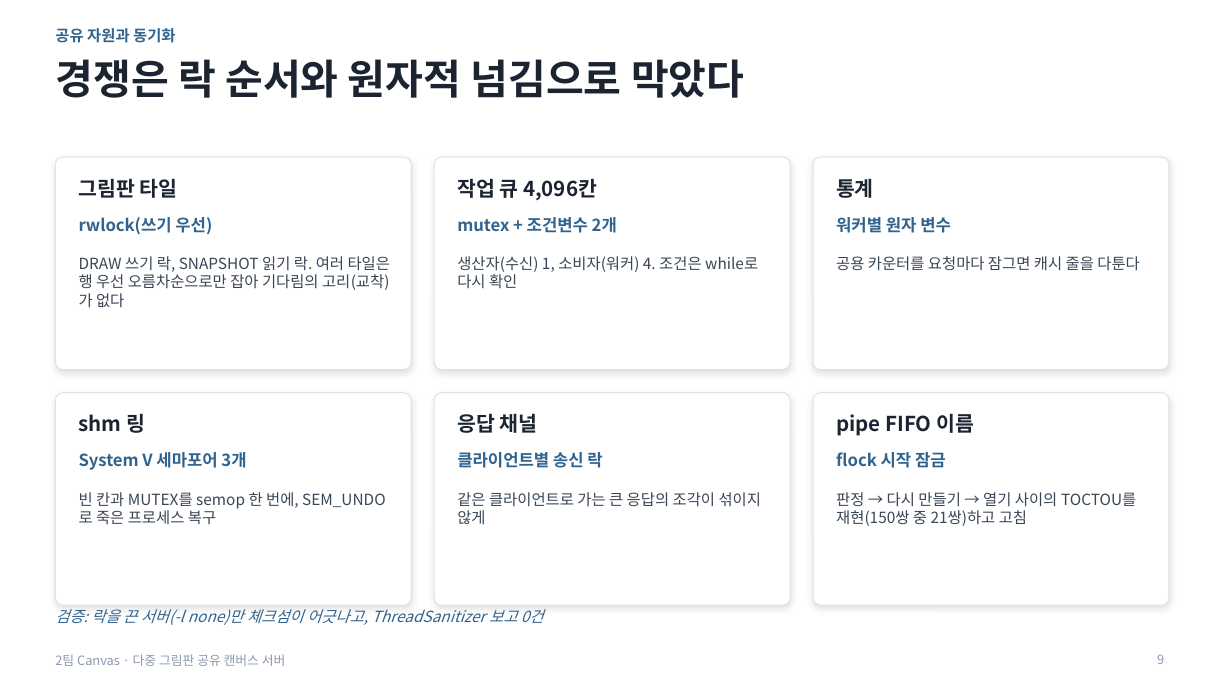
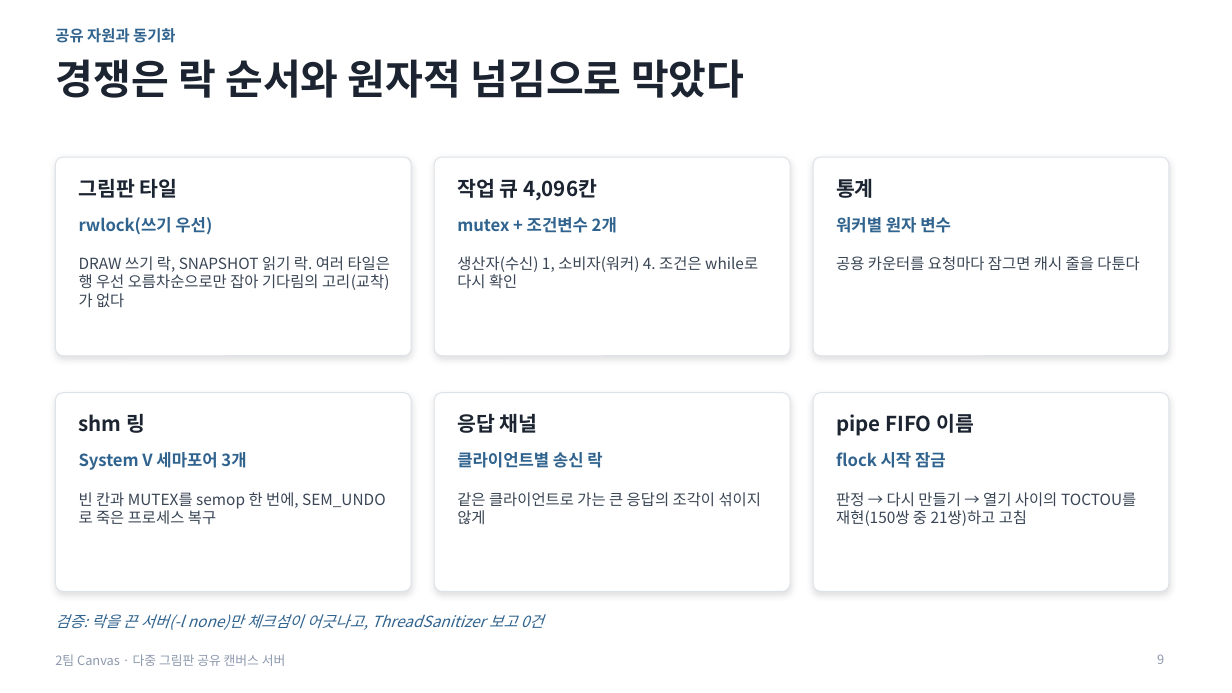
Before and after one commit to unix-ipc-canvas/canvas, a slide deck: slide 9 of docs/submission/발표자료.pptx. Drawn at 1232x693 pixels with LibreOffice and Linux fonts; fonts in the diff are those of the drawing. Boxes give left, top, right and bottom in pixels: in the first picture for what was removed or moved away, otherwise in the second. Text is boxed around its words. In the diff, an @@ line names an element or a change of style, - is before the commit and + after.

Commit message:
docs: 최종보고서 일정표와 대화 기록 날짜를 실제 작업일로, 발표자료 그래프 값 겹침 수정
- 최종보고서: 7장 일정표에서 예측 대비 분석·보고서·발표자료·데모 녹화를 실제로 한 11/28 로 옮기고,
  11/29~11/30 은 검토·발표 연습과 발표 동영상 녹화·제출로 고침. 부록 9.4 의 2단계 재수행 대화 기록
  기간도 11/28 까지로 (ai-log·ai-chats·worklog 의 날짜와 맞춤)
- 발표자료: 개선 전후 막대에서 pipe 두 막대의 값 표시가 겹치던 것을 고치고, 차트 값의 반올림을
  보고서와 같게 해(딱 .5 이면 짝수 쪽) shm 처음 설계 값이 40,656 으로 보고서와 같아짐.
  동기화 슬라이드의 검증 문구를 카드에서 띄움
- 앞 커밋(docs: AI 활용 기록 …)의 설명 보충: ai-log.md 에는 AI가 틀린 사례 3개(예측 P3·P6, 응답 큐만
  나누면 mq가 산다는 판단)와 AI 코드의 결함 2개(T-26 시험 오류, 분석 스크립트의 서버·클라이언트 줄
  짝짓기)를 더했고, worklog.csv 는 팀원별 전체 작업 시간이다

Refs #80

```diff
--- a/docs/submission/발표자료.pptx
+++ b/docs/submission/발표자료.pptx
@@ rounded rectangle: place and size @@
-rounded rectangle at [55,157,411,370]
+rounded rectangle at [55,157,411,356]
@@ rounded rectangle: place and size @@
-rounded rectangle at [434,157,790,370]
+rounded rectangle at [434,157,790,356]
@@ rounded rectangle: place and size @@
-rounded rectangle at [813,157,1169,370]
+rounded rectangle at [813,157,1169,356]
@@ rounded rectangle: place and size @@
-rounded rectangle at [55,393,411,605]
+rounded rectangle at [55,393,411,592]
@@ rounded rectangle: place and size @@
-rounded rectangle at [434,393,790,605]
+rounded rectangle at [434,393,790,592]
@@ proportions changed in 6 elements at [55,157,411,356], [434,157,790,356], [55,393,411,592], [434,393,790,592], [813,157,1169,356], [813,393,1169,592] @@
@@ rounded rectangle: place and size @@
-rounded rectangle at [813,393,1169,605]
+rounded rectangle at [813,393,1169,592]
@@ text "검증: 락을 끈 서버(-l none)만 ...": place and size @@
-text "검증: 락을 끈 서버(-l none)만 ..." at [55,609,544,625]
+text "검증: 락을 끈 서버(-l none)만 ..." at [55,614,544,630]
```
Also in this commit, not shown: 1 other file.
